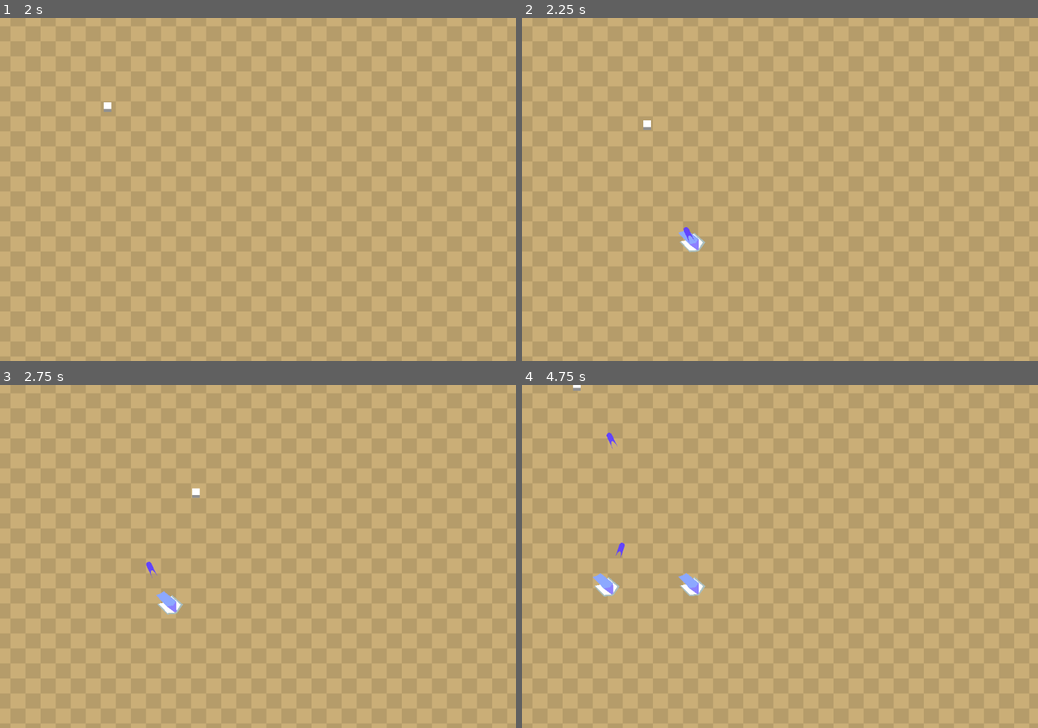
Above: before the commit, frames 1-4 (two rows, left to right).
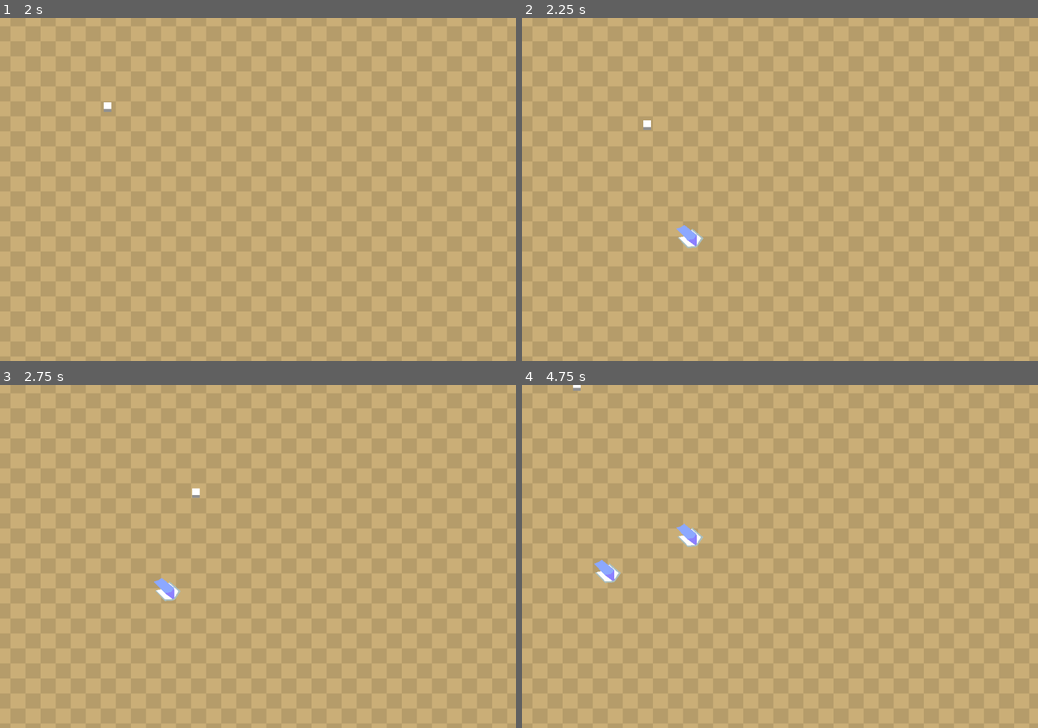
Above: after the commit, the same moments.

Repository: liaaliz/caligraphy
Game: Godot game, scene res://TestScene.tscn
The game is run twice, just before and just after one commit, with the same random seed, the same clock (stepped at 60 frames per second) and the same inputs.
Inputs (mouse positions are in pixels of both pictures, inside the frame that each line leads up to):
- Up to frame 1 (2 s): tap Enter at 0.5 s; move the mouse to (371, 172) at 0.52 s; press the mouse at (371, 172) at 0.53 s; hold Right (ui_right) 0.53-1.28 s; tap Space at 1.25 s; move the mouse to (154, 206) at 1.27 s; release the mouse at (154, 206) at 1.28 s; hold Down (ui_down) from 1.28 s (still down); click (154, 206) at 1.35 s
- Up to frame 2 (2.25 s): tap Enter at 2 s; move the mouse to (831, 114) at 2.02 s; release Down (ui_down) at 2.03 s; press the mouse at (831, 114) at 2.03 s; hold Right (ui_right) from 2.03 s (still down)
- Up to frame 3 (2.75 s): keep holding Right (ui_right)
- Up to frame 4 (4.75 s): move the mouse to (754, 625) at 2.77 s; release Right (ui_right) at 2.78 s; release the mouse at (754, 625) at 2.78 s; hold Up (ui_up) 2.78-3.53 s; click (754, 625) at 2.85 s; move the mouse to (934, 607) at 3.52 s; press the mouse at (934, 607) at 3.53 s; hold Left (ui_left) from 3.53 s (still down); move the mouse to (625, 505) at 4.27 s; release the mouse at (625, 505) at 4.28 s; click (625, 505) at 4.35 s

Frame 1 is identical in both runs. In frame 2, 0.2% of the frame differs, in the area x 29-36%, y 60-69%; in frame 3, 0.4%; in frame 4, 0.9%, in the area x 13-36%, y 13-62%.

Commit message:
Added: Line Markers

Diff:
--- /dev/null
+++ b/dani-jam/TrailMarkers.tscn
@@ -0,0 +1,13 @@
+[gd_scene load_steps=3 format=3 uid="uid://bmemouf22wobe"]
+
+[ext_resource type="Texture2D" uid="uid://bero72tggywr1" path="res://art/debug/WhiteCircle.png" id="1_iia7h"]
+
+[sub_resource type="CircleShape2D" id="CircleShape2D_b5w00"]
+radius = 14.0357
+
+[node name="TrailMarkers" type="CollisionShape2D"]
+shape = SubResource("CircleShape2D_b5w00")
+
+[node name="circle" type="Sprite2D" parent="."]
+scale = Vector2(0.0315217, 0.0315217)
+texture = ExtResource("1_iia7h")
--- a/dani-jam/code/MouseControl.gd
+++ b/dani-jam/code/MouseControl.gd
@@ -1,6 +1,12 @@
 extends Node2D
 @onready var trail_ref = preload("res://TrailBase.tscn")
+@onready var marker_ref = preload("res://TrailMarkers.tscn")
 var is_running : bool = false
+
+# Add exported variable to control marker spacing
+@export var marker_spacing: int = 5 :
+    set(value):
+        marker_spacing = max(1, value)  # Ensure spacing is at least 1
 
 func _unhandled_input(e : InputEvent):
   if e is not InputEventMouseButton: return
@@ -11,6 +17,7 @@
 func paint_loop() -> void:
   var brush_trail : Line2D = trail_ref.instantiate()
   var min_distance : float = 50
+  var all_points: Array = []  # Array to store all points
 
   get_tree().get_root().get_child(0).add_child(brush_trail)
   brush_trail.global_position = get_global_mouse_position()
@@ -26,9 +33,25 @@
     brush_trail.set_point_position(brush_trail.points.size() -1, get_global_mouse_position() - brush_trail.global_position)
 
     if abs(last_point.distance_to(brush_trail.points[brush_trail.points.size() -1])) < min_distance: continue
-    brush_trail.add_point(get_global_mouse_position() - brush_trail.global_position)
+
+    var new_point = get_global_mouse_position() - brush_trail.global_position
+    brush_trail.add_point(new_point)
+    all_points.append(brush_trail.global_position + new_point)  # Store all points
 
     if brush_trail.get_point_count() < 20: continue
     brush_trail.remove_point(0)
+
+  # Create filtered array using the marker_spacing variable
+  var filtered_points: Array = []
+  for i in range(all_points.size()):
+    if (i + 1) % marker_spacing == 0:  # Use the exported variable
+      filtered_points.append(all_points[i])
+
+  # Create markers from filtered points
+  for point in filtered_points:
+    var marker = marker_ref.instantiate()
+    get_tree().get_root().get_child(0).add_child(marker)
+    marker.global_position = point
+
   brush_trail.queue_free()
   is_running = false
--- a/dani-jam/code/resources/enemyTypes/BookType.tres
+++ b/dani-jam/code/resources/enemyTypes/BookType.tres
@@ -6,6 +6,6 @@
 resource_local_to_scene = true
 script = ExtResource("1_0da0c")
 bullet = "NORMAL"
-reload_time = 3.0
-speed = 20
-atk_range = 600
+reload_time = 1.0
+speed = 60
+atk_range = 100
Binary file added: dani-jam/art/debug/WhiteCircle.png
Not shown, added: dani-jam/art/debug/WhiteCircle.png.import
